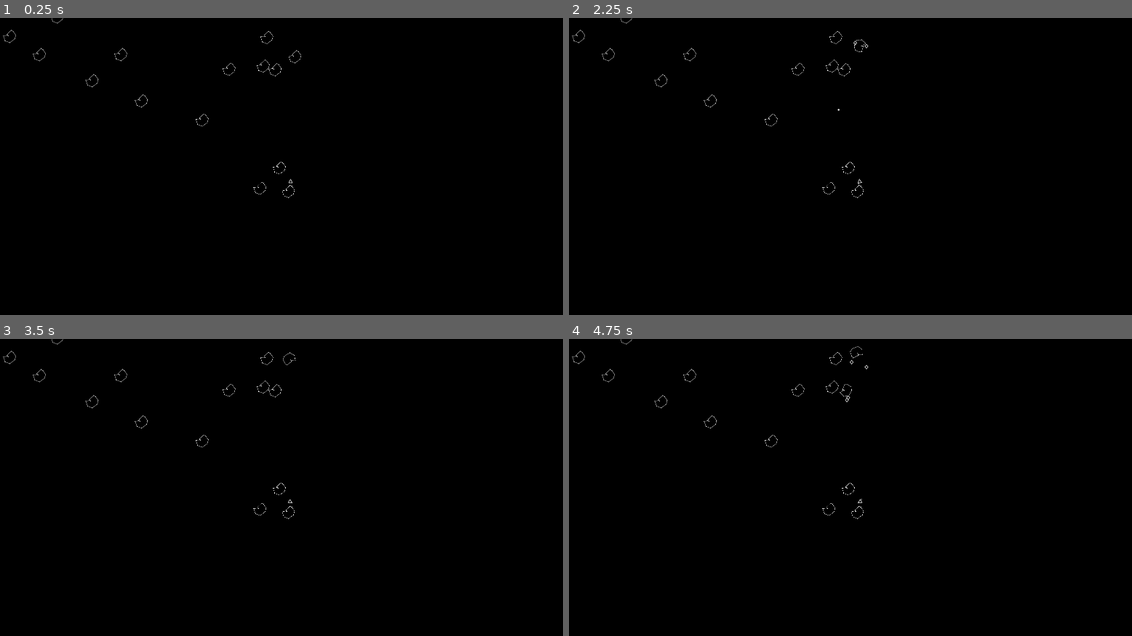
Above: before the commit, frames 1-4 (two rows, left to right).
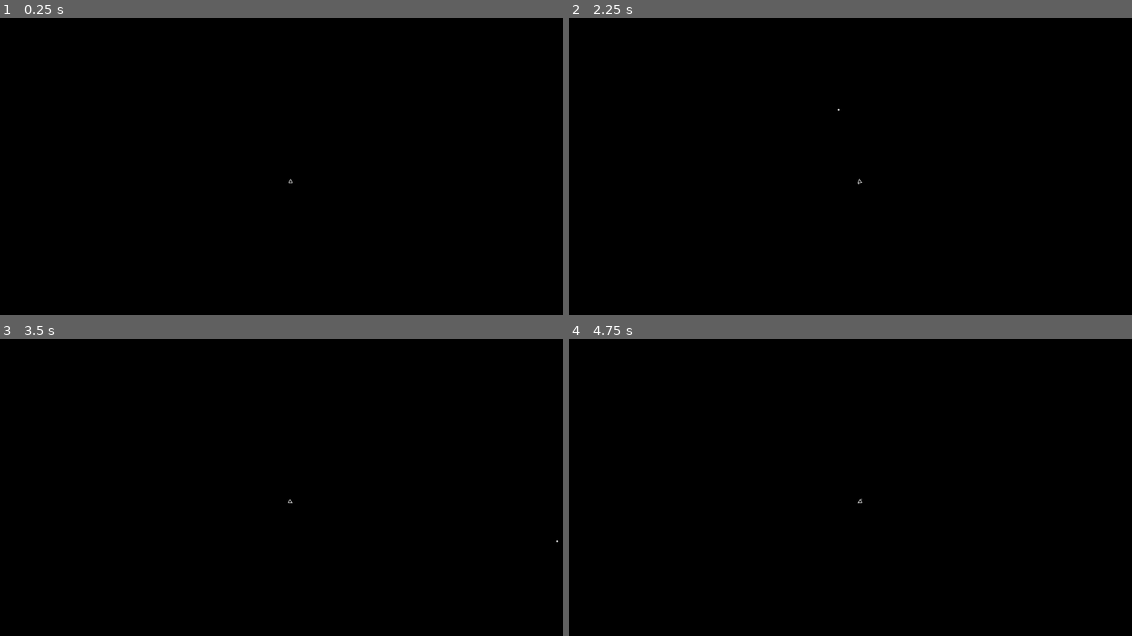
Above: after the commit, the same moments.

Repository: IQpierce/owl
Game: Godot game, scene res://scenes/game_feel.tscn
The game is run twice, just before and just after one commit, with the same random seed, the same clock (stepped at 60 frames per second) and the same inputs. This scene is started directly instead of the project's main scene.
Inputs (mouse positions are in pixels of both pictures, inside the frame that each line leads up to):
- Up to frame 1 (0.25 s): no input
- Up to frame 2 (2.25 s): tap Enter at 0.5 s; move the mouse to (985, 163) at 0.52 s; hold Right (turn_right) 0.53-1.28 s; hold Space (shoot) 0.53-1.28 s; move the mouse to (743, 196) at 1.27 s; hold Left (turn_left) 1.28-2.03 s; tap Space (shoot) at 1.35 s; move the mouse to (918, 110) at 2.02 s; hold Right (turn_right) from 2.03 s (still down); hold Space (shoot) from 2.03 s (still down)
- Up to frame 3 (3.5 s): move the mouse to (258, 567) at 2.77 s; release Right (turn_right) at 2.78 s; release Space (shoot) at 2.78 s; hold Shift (debug_time_speed_up) from 2.78 s (still down); tap Space (shoot) at 2.85 s
- Up to frame 4 (4.75 s): move the mouse to (1036, 549) at 3.52 s; release Shift (debug_time_speed_up) at 3.53 s; hold Space (shoot) 3.53-4.28 s; hold Left (turn_left) from 3.53 s (still down); move the mouse to (687, 451) at 4.27 s; tap Space (shoot) at 4.35 s

The runs differ from the first frame. In frame 1, 0.2% of the frame differs, in the area x 0-54%, y 0-61%; in frame 2, 0.2%; in frame 3, 0.2%; in frame 4, 0.3%.
Error in both runs: Invalid access to property or key 'on_game_ended' on a base object of type 'Nil'. (res://scripts/HUD.gd:13)

Commit message:
Basic curious camera that will look at Centerpieces... I'm guess we'll want to be sparing with this functionality.

Diff:
--- a/packedscenes/lazy_tracking_camera.tscn
+++ b/packedscenes/lazy_tracking_camera.tscn
@@ -21,6 +21,7 @@
 lead_distance = 500
 rest_vel_damp = 0.8
 lead_vel_perp_damp = 0.8
+leash_length = 0.0
 
 [node name="Camera State" type="Label" parent="."]
 visible = false
--- a/scenes/game_feel.tscn
+++ b/scenes/game_feel.tscn
@@ -1,14 +1,17 @@
-[gd_scene load_steps=13 format=3 uid="uid://db8x1abnnwv3d"]
+[gd_scene load_steps=16 format=3 uid="uid://db8x1abnnwv3d"]
 
-[ext_resource type="Script" path="res://scripts/OwlGame.gd" id="1_80w6u"]
+[ext_resource type="Script" path="res://scripts/OwlScene.gd" id="1_80w6u"]
 [ext_resource type="PackedScene" uid="uid://bbnjjkemfetim" path="res://packedscenes/phosphor_emulation.tscn" id="2_eojni"]
 [ext_resource type="Script" path="res://scripts/WrappingWall.gd" id="2_rhngu"]
 [ext_resource type="PackedScene" uid="uid://jymuym62nmct" path="res://packedscenes/creatures/player.tscn" id="3_r2sfy"]
 [ext_resource type="Script" path="res://scripts/util/SpawnRandomField.gd" id="4_e5ljk"]
 [ext_resource type="PackedScene" uid="uid://c36qcdqbeep7j" path="res://packedscenes/lazy_tracking_camera.tscn" id="5_05koq"]
 [ext_resource type="PackedScene" uid="uid://d4m1t88007x4m" path="res://packedscenes/tiny_star.tscn" id="5_pt2a0"]
+[ext_resource type="PackedScene" uid="uid://mym88qteigwb" path="res://packedscenes/cosmic_bodies/sun.tscn" id="6_4kfgg"]
 [ext_resource type="PackedScene" uid="uid://cgjbstotnfcvd" path="res://packedscenes/asteroids/base_asteroid.tscn" id="6_e337w"]
+[ext_resource type="Script" path="res://scripts/Centerpiece.gd" id="6_kek22"]
 [ext_resource type="PackedScene" uid="uid://cv5asni7oqeby" path="res://packedscenes/hud.tscn" id="8_m427m"]
+[ext_resource type="Script" path="res://scripts/gfx/VectorPolygonRendering.gd" id="10_foqed"]
 
 [sub_resource type="WorldBoundaryShape2D" id="WorldBoundaryShape2D_ed0ja"]
 custom_solver_bias = 0.1
@@ -29,6 +32,7 @@
 top_wall = NodePath("WrappingWalls/TopWrappingWall")
 bottom_wall = NodePath("WrappingWalls/BottomWrappingWall")
 muted = true
+emulate_phosphor_monitor = false
 phosphor_emulation_proto = ExtResource("2_eojni")
 
 [node name="WrappingWalls" type="Node2D" parent="."]
@@ -86,12 +90,40 @@
 position = Vector2(0.166667, 0)
 shape = SubResource("WorldBoundaryShape2D_ed0ja")
 
+[node name="Sun" parent="." instance=ExtResource("6_4kfgg")]
+position = Vector2(1200, 1000)
+
+[node name="Centerpiece" type="Node2D" parent="Sun"]
+script = ExtResource("6_kek22")
+
+[node name="FAKE_ASTEROID" type="Polygon2D" parent="."]
+process_mode = 4
+visible = false
+position = Vector2(1200, 1000)
+scale = Vector2(600, 600)
+color = Color(0, 0, 0, 0)
+polygon = PackedVector2Array(-0.45, -0.05, -0.33, 0.36, 0, 0.5, 0.345, 0.2, 0.42, -0.1, 0.23, -0.41, 0.1, -0.5, -0.19, -0.19, -0.11, -0.05, -0.2, -0.1)
+script = ExtResource("10_foqed")
+point_draw_radius = 0.024
+circle_draw_color = Color(1, 1, 1, 1)
+line_draw_color = Color(0.921569, 0.921569, 0.921569, 1)
+draw_line_width = 0.01
+
+[node name="Centerpiece" type="Node2D" parent="FAKE_ASTEROID"]
+script = ExtResource("6_kek22")
+notice_radius = 1500
+peripheral_radius = 100
+
 [node name="Player" parent="." node_paths=PackedStringArray("world") instance=ExtResource("3_r2sfy")]
+position = Vector2(2000, 4000)
 world = NodePath("..")
+max_speed = 500.0
+side_boost = 1000.0
 
 [node name="LazyTrackingCamera" parent="." node_paths=PackedStringArray("prey") instance=ExtResource("5_05koq")]
-position = Vector2(0, 0)
 prey = NodePath("../Player")
+lock_threshold = 250.0
+leash_length = 400.0
 
 [node name="StarfieldBG" type="Area2D" parent="."]
 visible = false
@@ -115,11 +147,10 @@
 [node name="SpawnRandomAsteroidBelt" type="CollisionShape2D" parent="AsteroidBelt"]
 shape = SubResource("CircleShape2D_xkjbt")
 script = ExtResource("4_e5ljk")
-num_to_spawn = 512
+num_to_spawn = 100
 proto = ExtResource("6_e337w")
 
-[node name="HUD" parent="." node_paths=PackedStringArray("game") instance=ExtResource("8_m427m")]
-game = NodePath("..")
+[node name="HUD" parent="." instance=ExtResource("8_m427m")]
 
 [connection signal="body_entered" from="WrappingWalls/BottomWrappingWall" to="WrappingWalls/BottomWrappingWall" method="on_body_entered"]
 [connection signal="body_entered" from="WrappingWalls/TopWrappingWall" to="WrappingWalls/TopWrappingWall" method="on_body_entered"]
--- /dev/null
+++ b/scripts/Centerpiece.gd
@@ -0,0 +1,18 @@
+extends Node2D
+class_name Centerpiece
+
+@export var priority:int = 1
+@export var notice_radius = 2500
+@export var peripheral_radius = 200
+
+var camera:LazyTrackingCamera
+
+func _ready():
+	if OwlGame.scene != null:
+		camera = OwlGame.scene.world_camera as LazyTrackingCamera
+
+func _physics_process(float):
+	if camera != null:
+		if (camera.global_position - global_position).length_squared() < notice_radius * notice_radius:
+			var to_periphery = (camera.global_position - global_position).normalized() * peripheral_radius
+			camera.pique_curiousity(global_position + to_periphery, priority)
--- a/scripts/LazyTrackingCamera.gd
+++ b/scripts/LazyTrackingCamera.gd
@@ -1,7 +1,10 @@
 extends Camera2D
-
+class_name LazyTrackingCamera
+
+@export_group("Debug")
 @export var show_debug = true
 @export var state_label:Label
+@export_group("Tracking")
 @export var prey:Player
 @export var center_on_initialize:bool = true
 #@export var track_radius = 400
@@ -14,11 +17,17 @@
 @export_range(0.5, 1) var lead_vel_perp_damp = 0.9
 @export var follow_slow_to_rest_ms = 300
 @export var lead_turn_to_rest_ms = 300
+@export_group("Curiosity")
+@export var leash_length:float = 400
+@export var wonder_speed:float = 250
+
 
 var velocity:Vector2
 var prey_velocity:Vector2
 var prey_bearing:Vector2
 var fallback_start:int
+var attention_center:Vector2
+var center_priority:int
 
 var track_rect:Rect2
 var lock_rect:Rect2
@@ -64,7 +73,7 @@
 			state_label.visible = false
 
 func _physics_process(delta):
-	if not prey:
+	if !visible || prey == null:
 		return
 
 	var focus = position
@@ -127,6 +136,14 @@
 
 		prey_velocity = prey.linear_velocity
 
+		var to_track = Vector2(half_view_size.x - track_threshold, half_view_size.y - track_threshold)
+		#var to_track = Vector2(track_radius, track_radius)#Vector2(half_view_size.x - track_threshold, half_view_size.y - track_threshold)
+		var to_lock  = Vector2(half_view_size.x -  lock_threshold, half_view_size.y -  lock_threshold)
+		var threshold_portions = Vector2(
+				clamp((abs(to_prey.x) - to_track.x) / (to_lock.x - to_track.x), 0, 1),
+				clamp((abs(to_prey.y) - to_track.y) / (to_lock.y - to_track.y), 0, 1))
+		var tracking_importance = max(threshold_portions.x, threshold_portions.y)
+
 		if tracking == TrackingState.Rest:
 			velocity *= rest_vel_damp
 		else:
@@ -137,15 +154,8 @@
 				if tracking == TrackingState.Follow:
 					# When Follow starts accelerate based on how far beyond tracking threshold the prey is.
 					# As we attempt to take the lead though, accelerate regardless of tracking threshold
-					var to_track = Vector2(half_view_size.x - track_threshold, half_view_size.y - track_threshold)
-					#var to_track = Vector2(track_radius, track_radius)#Vector2(half_view_size.x - track_threshold, half_view_size.y - track_threshold)
-					var to_lock  = Vector2(half_view_size.x -  lock_threshold, half_view_size.y -  lock_threshold)
-					var threshold_portions = Vector2(
-							clamp((abs(to_prey.x) - to_track.x) / (to_lock.x - to_track.x), 0, 1),
-							clamp((abs(to_prey.y) - to_track.y) / (to_lock.y - to_track.y), 0, 1))
-					var most_portion = max(threshold_portions.x, threshold_portions.y)
 					var accelerated_speed = velocity.length()# + prey.thrust_speed * acceleration_factor * delta
-					var prey_relative_speed = prey_velocity.length() * most_portion
+					var prey_relative_speed = prey_velocity.length() * tracking_importance
 
 					if prey.thrusting && prey_heading.dot(to_prey) > 0:
 						accelerated_speed += prey.thrust_speed * acceleration_factor * delta
@@ -180,12 +190,32 @@
 			if new_speed > max_speed:
 				velocity = (velocity / new_speed) * max_speed
 
-	# If very close to focus, just jump to it; otherwise, move at velocity
-	var delta_vel = velocity * delta
-	if (focus - (position + delta_vel)).dot(focus - position) < 0:
-		position = focus
-	else:
-		position += delta_vel
+		# If very close to focus, just jump to it; otherwise, move at velocity
+		var hunt_pos = global_position
+		var delta_vel = velocity * delta
+		if (focus - (hunt_pos + delta_vel)).dot(focus - position) < 0:
+			hunt_pos = focus
+		else:
+			hunt_pos += delta_vel
+
+		var wonder_pos = hunt_pos
+		if center_priority > 0:
+			wonder_pos = global_position
+			var wonder_destination = attention_center
+
+			var prey_to_destination = wonder_destination - prey.global_position
+			if prey_to_destination.length_squared() > leash_length * leash_length:
+				prey_to_destination = prey_to_destination.normalized() * leash_length
+
+			wonder_destination = prey.global_position + prey_to_destination
+			var to_wonder = wonder_destination - global_position
+			if to_wonder.length_squared() > wonder_speed * wonder_speed:
+				to_wonder = to_wonder.normalized() * wonder_speed
+
+			wonder_pos += (to_wonder + velocity) * delta
+
+		global_position = ((1 - tracking_importance) * wonder_pos) + (tracking_importance * hunt_pos)
+		center_priority = 0
 
 	# Prevent prey from moving off-screen on X
 	if prey.position.x - position.x < lock_threshold - half_view_size.x:
@@ -206,3 +236,12 @@
 	# Only draw Debug display while in Editor
 	if OS.has_feature("editor"):
 		queue_redraw()
+
+func pique_curiousity(focus_global:Vector2, priority:int):
+	var take_priority = priority > center_priority
+	if !take_priority && priority == center_priority:
+		take_priority = (focus_global - global_position).length_squared() < (attention_center - global_position).length_squared()
+
+	if take_priority:
+		attention_center = focus_global
+		center_priority = priority
